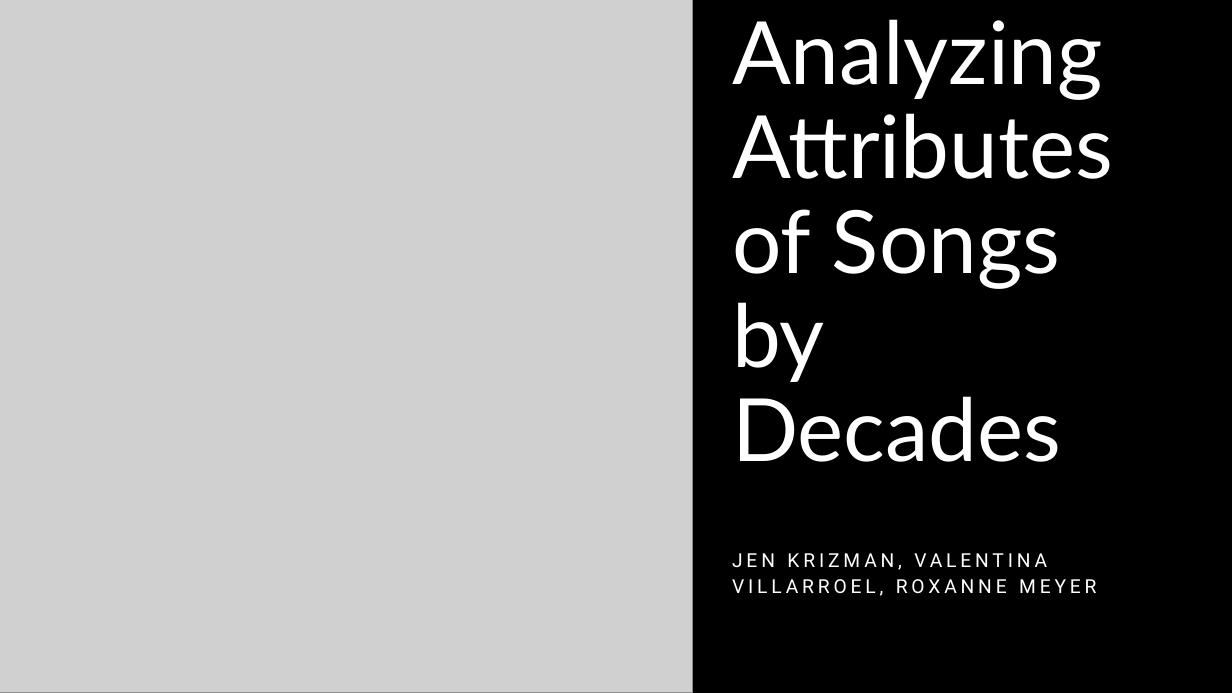
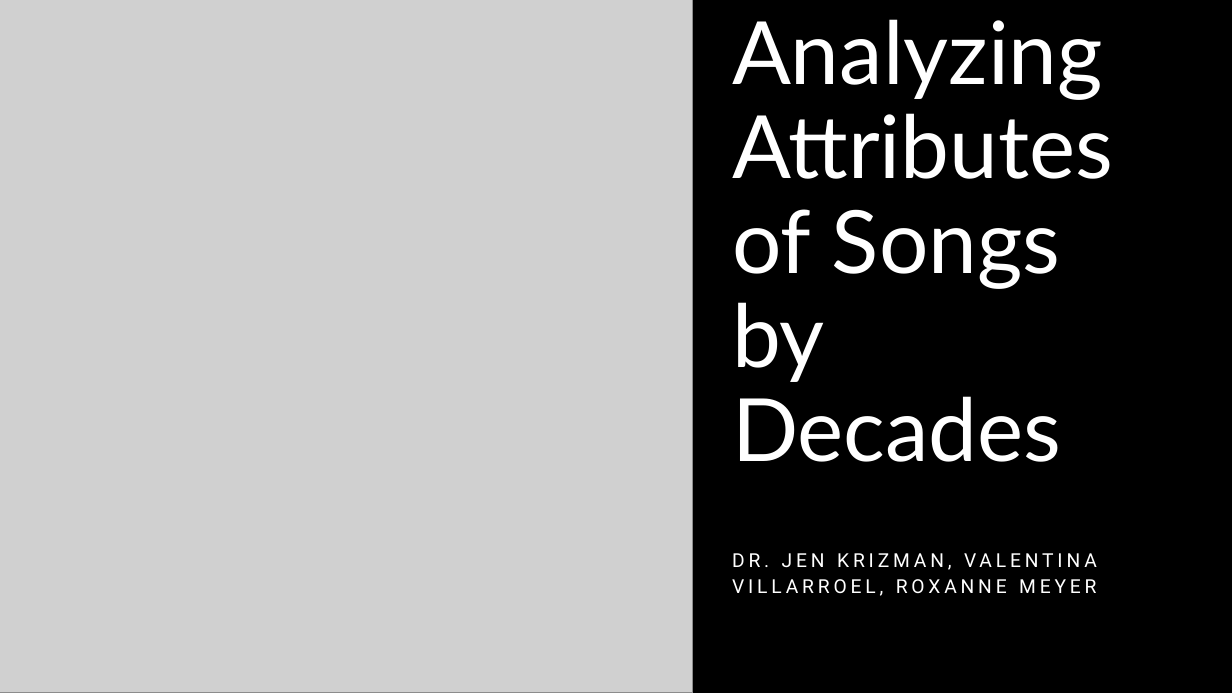
Before and after one commit to jkrizm/Project3, a slide deck: slide 1 of Analyzing Attributes of Songs by Decades.pptx. Drawn at 1232x693 pixels with LibreOffice and Linux fonts; fonts in the diff are those of the drawing; grey boxes stand for pictures. Boxes give left, top, right and bottom in pixels: in the first picture for what was removed or moved away, otherwise in the second. Text is boxed around its words. In the diff, an @@ line names an element or a change of style, - is before the commit and + after.

```diff
--- a/Analyzing Attributes of Songs by Decades.pptx
+++ b/Analyzing Attributes of Songs by Decades.pptx
@@ subtitle at [732, 553, 1097, 596]: text changed @@
-JEN KRIZMAN, VALENTINA VILLARROEL, ROXANNE MEYER
+DR. JEN KRIZMAN, VALENTINA VILLARROEL, ROXANNE MEYER
```
Also in this commit, not shown: 1 other slide changed, 3 slides removed.
